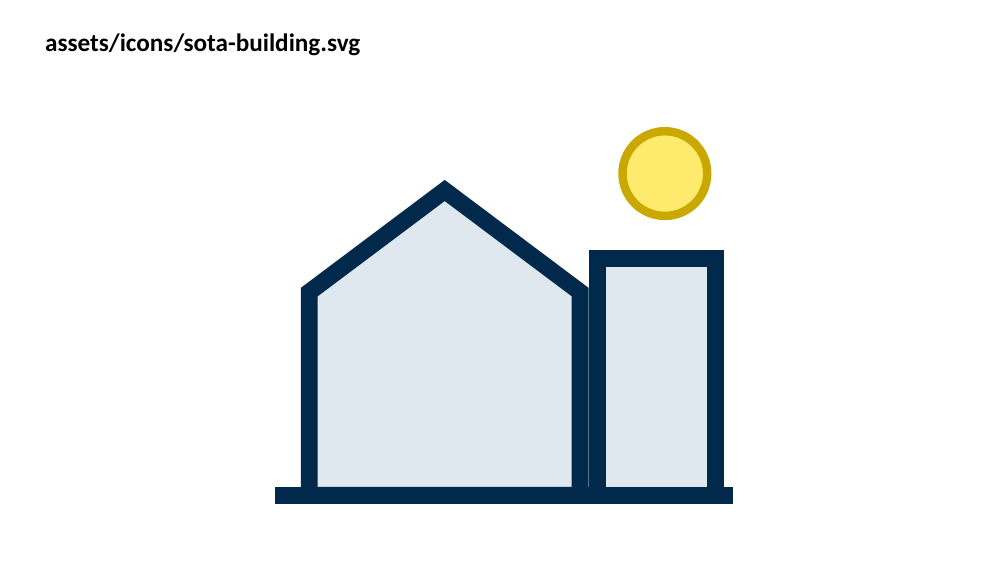
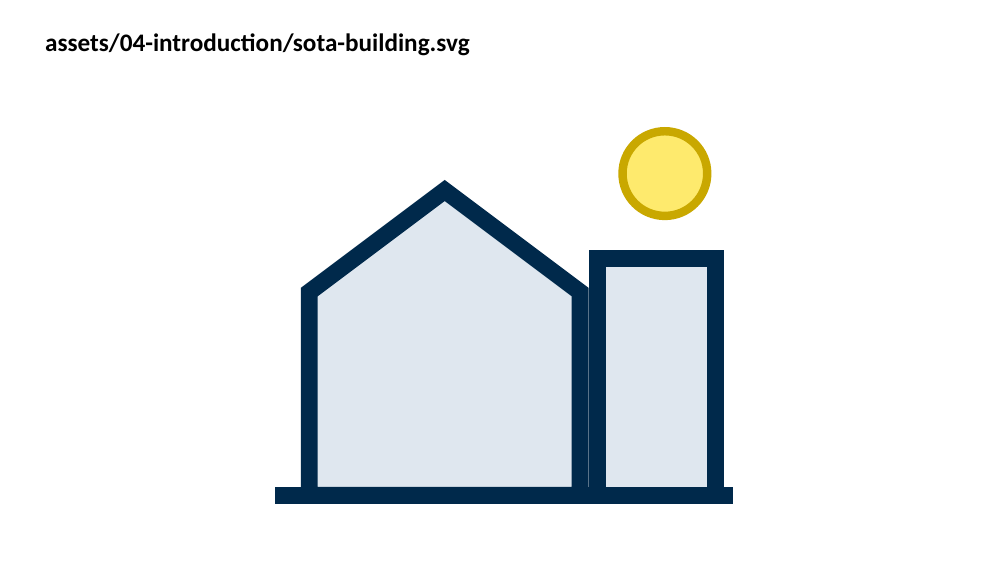
Before and after one commit to wdumontaud/slides_PUCPR, a slide deck: slide 2 of assets/illustrations.pptx. Drawn at 1008x567 pixels with LibreOffice and Linux fonts; fonts in the diff are those of the drawing. Boxes give left, top, right and bottom in pixels: in the first picture for what was removed or moved away, otherwise in the second. Text is boxed around its words. In the diff, an @@ line names an element or a change of style, - is before the commit and + after.

```diff
--- a/assets/illustrations.pptx
+++ b/assets/illustrations.pptx
@@ text at (x1=45, y1=33, x2=470, y2=56): text changed @@
-assets/icons/sota-building.svg
+assets/04-introduction/sota-building.svg
```
Also in this commit, not shown: 10 other slides changed, 1 other file.
